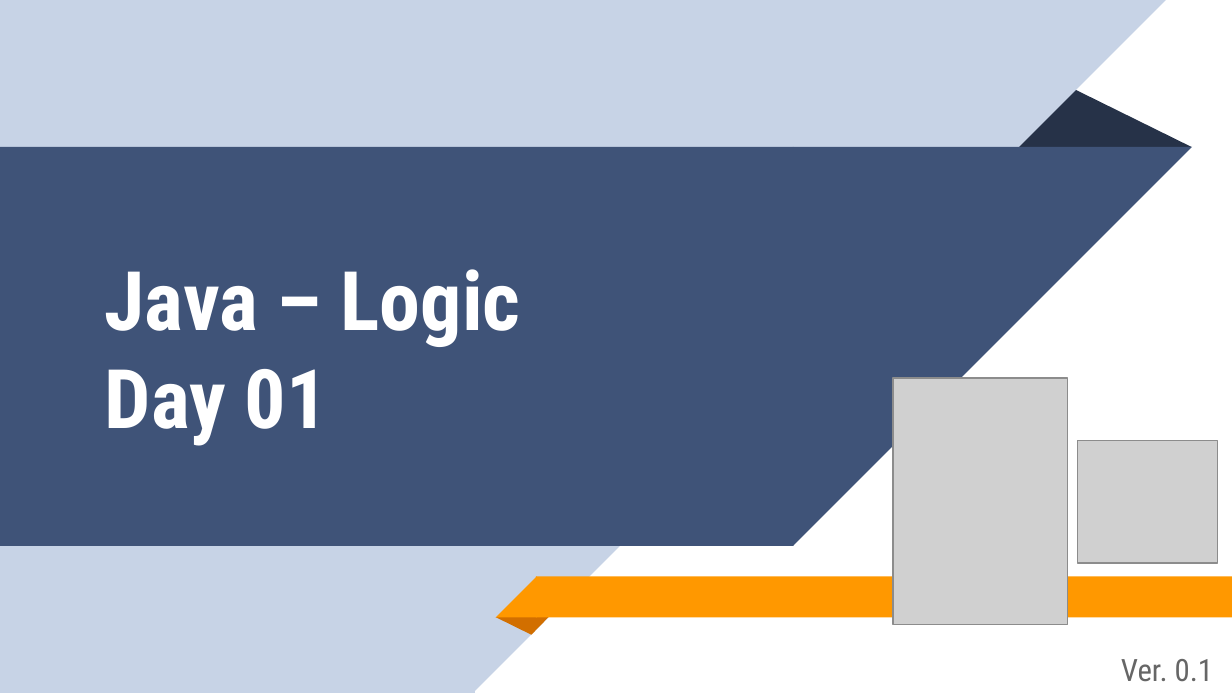
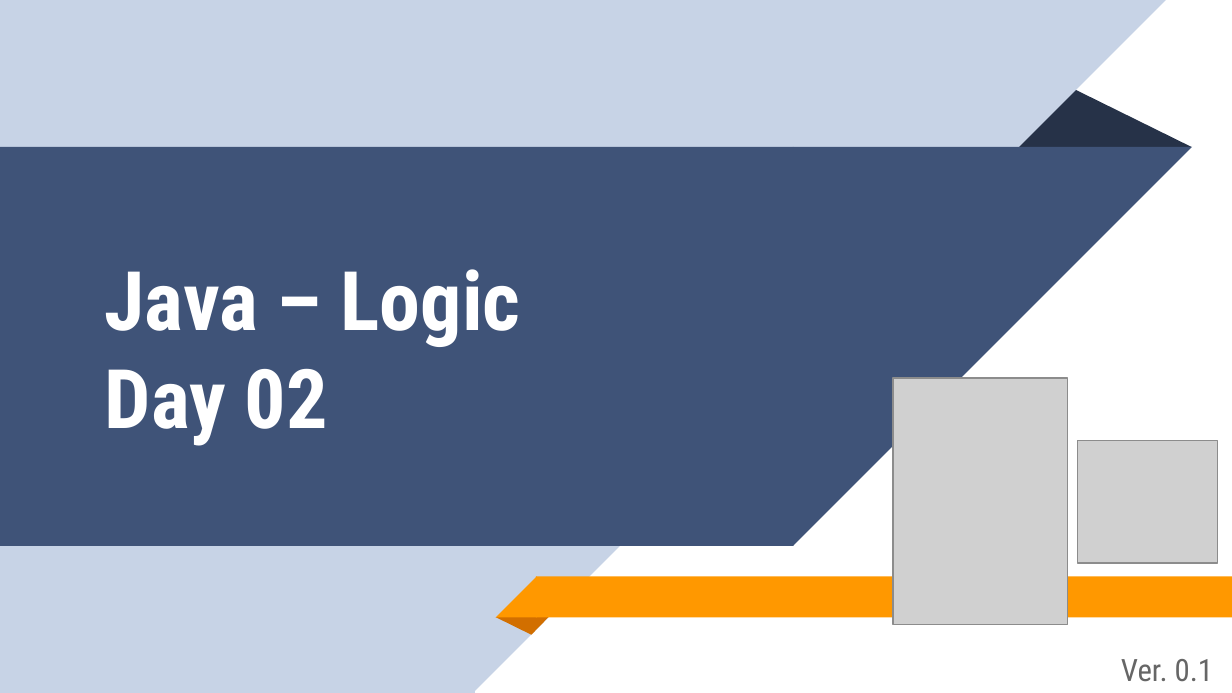
Before and after one commit to aronipurwanto/materi-xa, a slide deck: slide 1 of java-logic/Slide-Java-Logic-02.pptx. Drawn at 1232x693 pixels with LibreOffice and Linux fonts; fonts in the diff are those of the drawing; grey boxes stand for pictures. Boxes give left, top, right and bottom in pixels: in the first picture for what was removed or moved away, otherwise in the second. Text is boxed around its words. In the diff, an @@ line names an element or a change of style, - is before the commit and + after.

Commit message:
update logic 01

```diff
--- a/java-logic/Slide-Java-Logic-02.pptx
+++ b/java-logic/Slide-Java-Logic-02.pptx
@@ title at [105, 269, 521, 446]: text changed @@
-Java – Logic
-Day 01
+Java – Logic
+Day 02
```
Also in this commit, not shown: 1 other slide changed, 49 slides removed, 2 other files.
